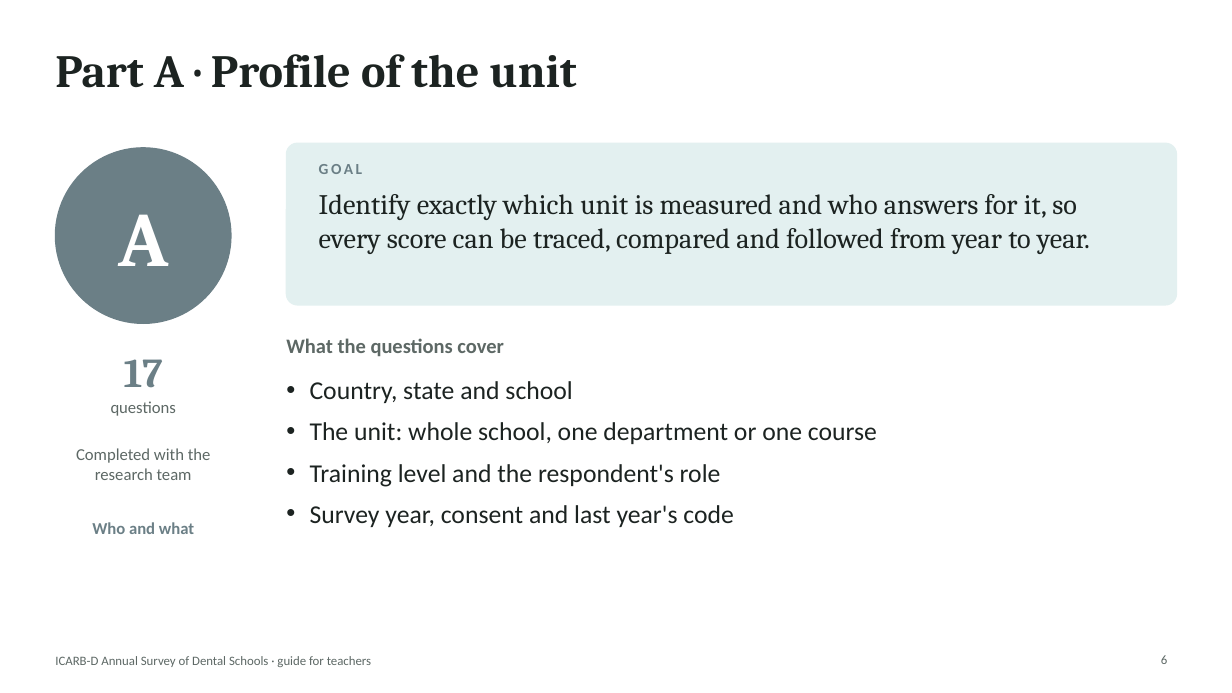
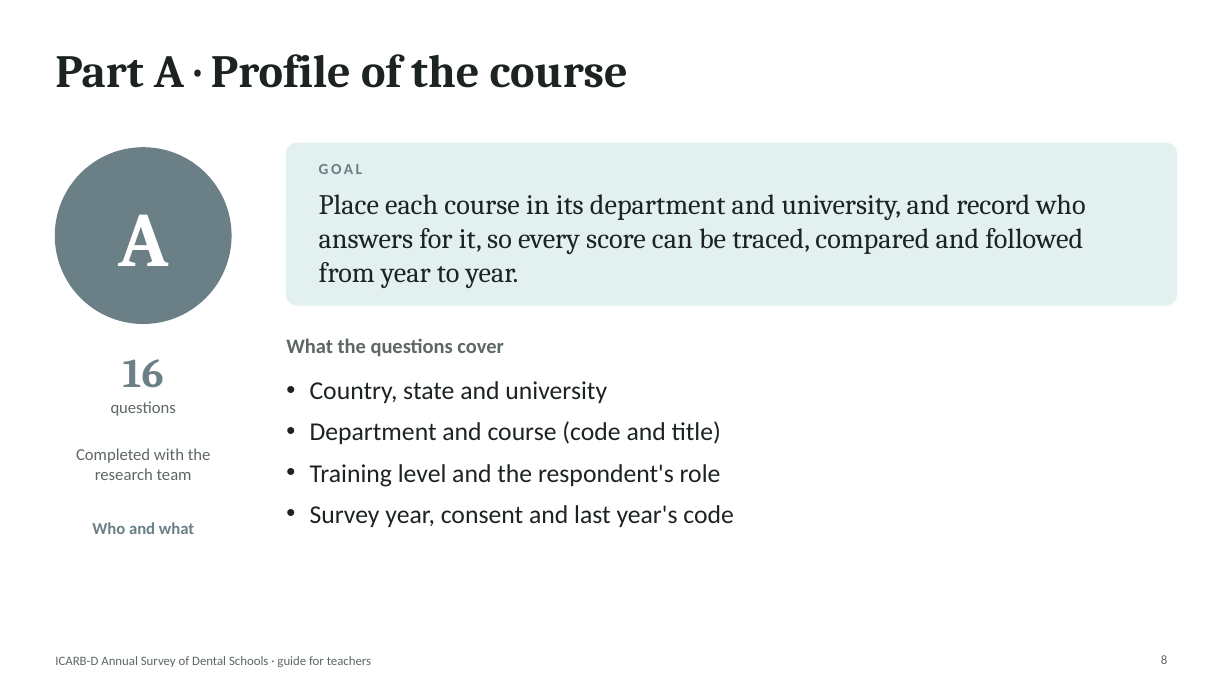
Before and after one commit to igoralves1/AI-assessment-DS-2026, a slide deck: slide 8 of public/downloads/ICARB-D-Survey-Teacher-Slides.pptx (slide 6 before the commit). Drawn at 1232x693 pixels with LibreOffice and Linux fonts; fonts in the diff are those of the drawing. Boxes give left, top, right and bottom in pixels: in the first picture for what was removed or moved away, otherwise in the second. Text is boxed around its words. In the diff, an @@ line names an element or a change of style, - is before the commit and + after.

Commit message:
Benchmark of health informatics maturity, answered by course directors
- Main goal: a 0-100 benchmark per US dental school; key questions include which university could best use a grant; comparisons are secondary
- Health informatics is the umbrella: information systems, AI, robotics and digital dentistry, bioinformatics, software development for health
- New software development items (G13-G16, domain SWD) and self-ratings M12-M13
- University -> departments -> courses: each course director answers for their course; school-wide and department forms removed (A17)
- Analysis: benchmark, area and funding readiness indices; course -> department -> school roll-up
- Guide, Word/PDF questionnaire, README and teacher slides updated (version 3.0.0)

```diff
--- a/public/downloads/ICARB-D-Survey-Teacher-Slides.pptx
+++ b/public/downloads/ICARB-D-Survey-Teacher-Slides.pptx
@@ title at <box>55,54,628,88</box>: text changed @@
-Part A · Profile of the unit
+Part A · Profile of the course
@@ text at <box>319,194,1085,288</box>: text changed @@
-Identify exactly which unit is measured and who answers for it, so every score can be traced, compared and followed from year to year.
+Place each course in its department and university, and record who answers for it, so every score can be traced, compared and followed from year to year.
@@ text at <box>123,359,164,387</box>: text changed @@
-17
+16
@@ text at <box>310,381,721,444</box>: text changed @@
-• Country, state and school
-• The unit: whole school, one department or one course
+• Country, state and university
+• Department and course (code and title)
```
Also in this commit, not shown: 12 other slides changed, 4 slides added, 1 slide removed, 15 other files.
